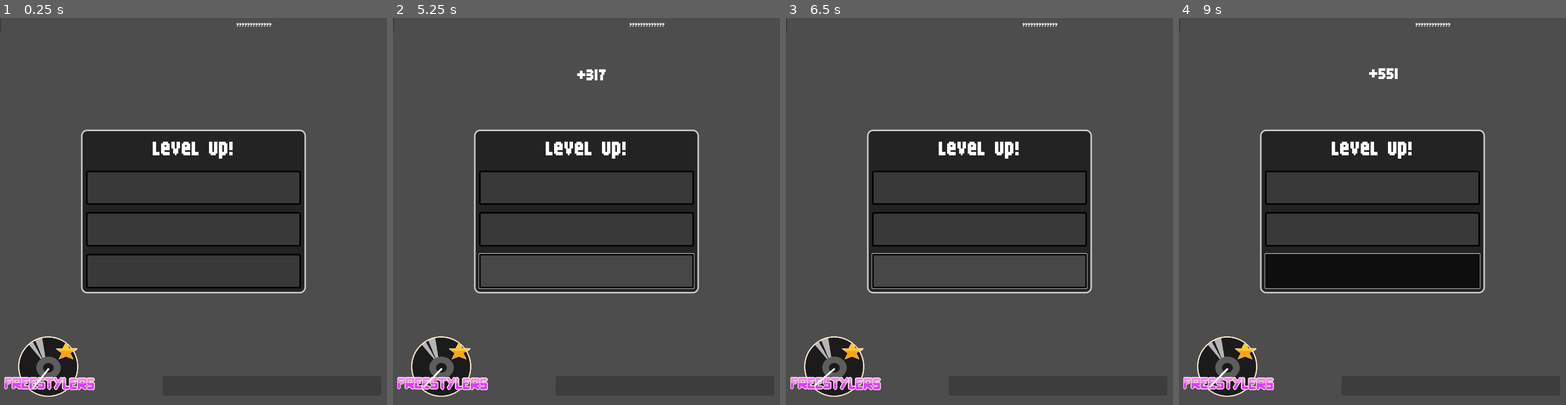
Above: before the commit, frames 1-4 (left to right).
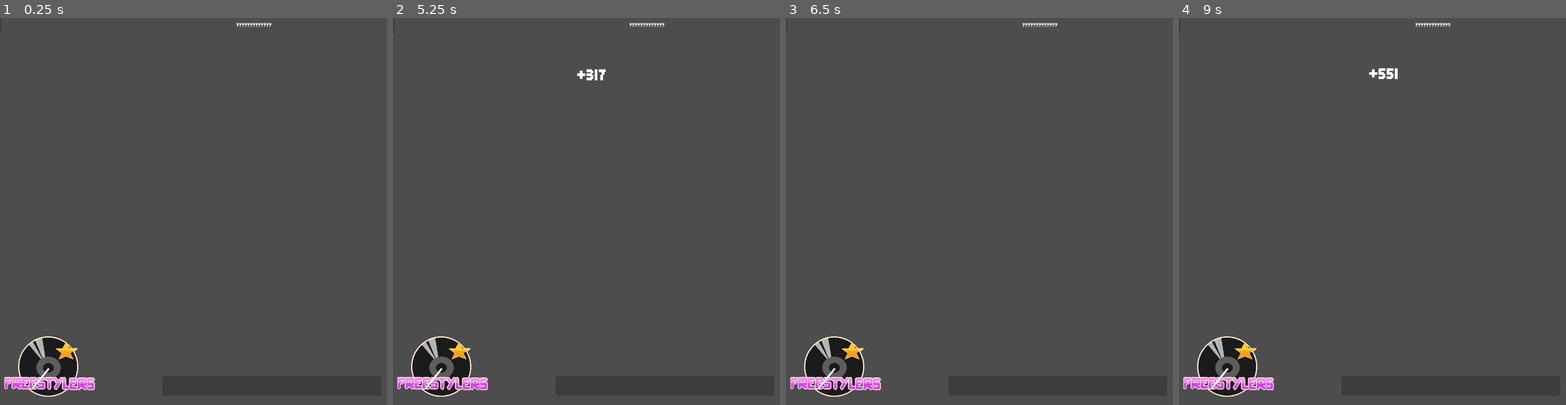
Above: after the commit, the same moments.

Repository: freesstylers/GoofyAhhCar
Game: Godot game, scene res://Assets/Scenes/UI test.tscn
Two runs of this game, one before a commit and one after it. Both use one fixed random seed, a clock stepped at 60 frames per second and the inputs below. The project has no main scene, so this scene is started directly.
Inputs (mouse positions are in pixels of both pictures, inside the frame that each line leads up to):
- Up to frame 1 (0.25 s): no input
- Up to frame 2 (5.25 s): tap Enter at 0.5, 5 s; hold Right (right) 0.53-1.25 s; click (586, 188) at 1.27 s; click (586, 230) at 2.02 s; click (586, 269) at 2.77 s; tap Space (Accelerate) at 3.5 s; hold Down (back) 3.53-4.28 s; hold Right (right) 4.28-5.03 s; hold Space (Accelerate) from 5.03 s (still down)
- Up to frame 3 (6.5 s): release Space (Accelerate) at 5.78 s; hold Left (left) from 5.78 s (still down)
- Up to frame 4 (9 s): release Left (left) at 7.28 s; hold Down (back) 7.28-8.03 s; tap Space (Accelerate) at 8 s; hold Right (right) 8.03-8.78 s; hold Space (Accelerate) from 8.78 s (still down)

The runs differ from the first frame. In frame 1, 12% of the frame differs, in the area x 20-80%, y 28-72%; in frame 2, 12%; in frame 3, 12%; in frame 4, 16%, in the area x 7-80%, y 28-96%.

Commit message:
update UI

Diff:
--- a/clusy-cart/Assets/Prefabs/Game/exp_bar.tscn
+++ b/clusy-cart/Assets/Prefabs/Game/exp_bar.tscn
@@ -1,4 +1,6 @@
-[gd_scene format=3 uid="uid://bkt3u3yo0vskc"]
+[gd_scene load_steps=2 format=3 uid="uid://bkt3u3yo0vskc"]
+
+[ext_resource type="Script" path="res://Assets/Scripts/gameUI/exp_bar.gd" id="1_au2jd"]
 
 [node name="EXP bar" type="ProgressBar"]
 anchors_preset = 10
@@ -6,3 +8,4 @@
 offset_bottom = 49.0
 grow_horizontal = 2
 show_percentage = false
+script = ExtResource("1_au2jd")
--- a/clusy-cart/Assets/Prefabs/Game/speed_meter.tscn
+++ b/clusy-cart/Assets/Prefabs/Game/speed_meter.tscn
@@ -16,9 +16,6 @@
 Rect = NodePath("speed stick thing")
 MinAngle = -231.0
 MaxAngle = 38.2
-MaxSpeed = 200.0
-Accel = 20.0
-Decel = 10.0
 metadata/_edit_use_anchors_ = true
 
 [node name="speed stick thing" type="ColorRect" parent="."]
--- /dev/null
+++ b/clusy-cart/Assets/Prefabs/game_manager.tscn
@@ -0,0 +1,6 @@
+[gd_scene load_steps=2 format=3 uid="uid://df5a7fpwactp3"]
+
+[ext_resource type="Script" path="res://Assets/Scripts/GameManager.gd" id="1_6yetx"]
+
+[node name="GameManager" type="Node"]
+script = ExtResource("1_6yetx")
--- a/clusy-cart/Assets/Scenes/UI test.tscn
+++ b/clusy-cart/Assets/Scenes/UI test.tscn
@@ -1,16 +1,18 @@
-[gd_scene load_steps=8 format=3 uid="uid://c650k1eh1suet"]
+[gd_scene load_steps=10 format=3 uid="uid://c650k1eh1suet"]
 
 [ext_resource type="PackedScene" uid="uid://df8e5sy3ga16" path="res://Assets/Prefabs/Game/gasMeter.tscn" id="1_7lnja"]
 [ext_resource type="Theme" uid="uid://ccsfly34nw0wv" path="res://Assets/Themes/MainMenuTheme.tres" id="1_bjny1"]
+[ext_resource type="Script" path="res://Assets/Scripts/gameUI/GameUIManager.gd" id="2_kqik8"]
 [ext_resource type="PackedScene" uid="uid://c57gjs6f7y1rs" path="res://Assets/Prefabs/Game/speed_meter.tscn" id="2_ybaca"]
-[ext_resource type="PackedScene" path="res://Assets/Prefabs/Game/exp_bar.tscn" id="3_t2hj1"]
+[ext_resource type="PackedScene" uid="uid://bkt3u3yo0vskc" path="res://Assets/Prefabs/Game/exp_bar.tscn" id="3_t2hj1"]
 [ext_resource type="PackedScene" uid="uid://bn0e6vrb0rly7" path="res://Assets/Prefabs/Game/Level Up Panel.tscn" id="4_ry28i"]
-[ext_resource type="PackedScene" path="res://Assets/Prefabs/Game/point_particle.tscn" id="6_m35xq"]
+[ext_resource type="PackedScene" uid="uid://bstnh7hielj7e" path="res://Assets/Prefabs/Game/point_particle.tscn" id="6_m35xq"]
 [ext_resource type="Script" path="res://Assets/Scripts/test/ParticlesPoints.gd" id="7_1al6i"]
+[ext_resource type="PackedScene" uid="uid://df5a7fpwactp3" path="res://Assets/Prefabs/game_manager.tscn" id="9_en646"]
 
 [node name="Node" type="Node"]
 
-[node name="Game UI" type="Control" parent="."]
+[node name="Game UI" type="Control" parent="." node_paths=PackedStringArray("LevelUpMenu")]
 layout_mode = 3
 anchors_preset = 15
 anchor_right = 1.0
@@ -18,6 +20,8 @@
 grow_horizontal = 2
 grow_vertical = 2
 theme = ExtResource("1_bjny1")
+script = ExtResource("2_kqik8")
+LevelUpMenu = NodePath("level up menu")
 metadata/_edit_use_anchors_ = true
 
 [node name="Gasolina" parent="Game UI" instance=ExtResource("1_7lnja")]
@@ -46,6 +50,7 @@
 grow_vertical = 1
 
 [node name="level up menu" parent="Game UI" instance=ExtResource("4_ry28i")]
+visible = false
 layout_mode = 1
 anchors_preset = -1
 grow_horizontal = 1
@@ -71,3 +76,5 @@
 script = ExtResource("7_1al6i")
 particle = ExtResource("6_m35xq")
 metadata/_edit_use_anchors_ = true
+
+[node name="GameManager" parent="." instance=ExtResource("9_en646")]
--- a/clusy-cart/Assets/Scripts/GameManager.gd
+++ b/clusy-cart/Assets/Scripts/GameManager.gd
@@ -1,11 +1,42 @@
+class_name GameManager
 extends Node
+
+var Experience = 0
+var ExpNextLevel = 0
+var Level = 0
+
+
+
+func NextLevelCalc():
+	return (Level * 10) + 5
+
 
 
 # Called when the node enters the scene tree for the first time.
-func _ready():
+func _init():
+	Globals.GameMan = self
+	ExpNextLevel = NextLevelCalc()
+
+	Globals.exp_gain.connect(expGain)
+
 	pass # Replace with function body.
 
 
 # Called every frame. 'delta' is the elapsed time since the previous frame.
 func _process(delta):
+
+
+
 	pass
+
+func expGain(exp : float):
+	Experience += exp
+	if(Experience >= ExpNextLevel):
+		Level += 1
+		Experience -= ExpNextLevel
+		ExpNextLevel = NextLevelCalc()
+		Globals.level_up.emit()
+		pass
+
+	Globals.exp_update.emit()
+	pass
--- a/clusy-cart/Assets/Scripts/Player/PlayerMovement.gd
+++ b/clusy-cart/Assets/Scripts/Player/PlayerMovement.gd
@@ -1,5 +1,5 @@
+class_name Player
 extends CharacterBody2D
-class_name Player
 
 ###########################################NUEVO SISTEMA
 @export var wheel_base : float = 70  # Distance from front to rear wheel
--- /dev/null
+++ b/clusy-cart/Assets/Scripts/gameUI/GameUIManager.gd
@@ -0,0 +1,25 @@
+extends Control
+
+@export var LevelUpMenu : Control
+
+
+# Called when the node enters the scene tree for the first time.
+func _ready():
+	Globals.level_up.connect(levelUp)
+	LevelUpMenu.visible = false
+	pass # Replace with function body.
+
+
+# Called every frame. 'delta' is the elapsed time since the previous frame.
+func _input(event):
+	if event.is_action_pressed("Accelerate"):
+		Globals.exp_gain.emit(1)
+		pass
+	pass
+
+
+
+func levelUp():
+	LevelUpMenu.visible = true
+	get_tree().paused = true
+	pass
--- /dev/null
+++ b/clusy-cart/Assets/Scripts/gameUI/exp_bar.gd
@@ -0,0 +1,23 @@
+extends ProgressBar
+
+
+# Called when the node enters the scene tree for the first time.
+func _ready():
+	Globals.exp_update.connect(expUpdate)
+	max_value = Globals.GameMan.ExpNextLevel
+	pass # Replace with function body.
+
+
+# Called every frame. 'delta' is the elapsed time since the previous frame.
+func _process(delta):
+	pass
+
+
+func expUpdate():
+	value = Globals.GameMan.Experience
+	pass
+
+func levelUp():
+	value = Globals.GameMan.Experience
+	max_value = Globals.GameMan.ExpNextLevel
+	pass
--- a/clusy-cart/Assets/Scripts/spedometer.gd
+++ b/clusy-cart/Assets/Scripts/spedometer.gd
@@ -3,12 +3,6 @@
 @export var Rect : Control
 @export var MinAngle : float
 @export var MaxAngle : float
-@export var MaxSpeed : float
-@export var Accel : float
-@export var Decel : float
-
-var accelerating = false;
-var speed = 0.0;
 
 
 func _ready():
@@ -17,22 +11,21 @@
 	pass
 
 func _input(event):
-	if event.is_action_pressed("Accelerate"):
-		accelerating = true;
-	elif event.is_action_released("Accelerate"):
-		accelerating = false;
+	#if event.is_action_pressed("Accelerate"):
+		#accelerating = true;
+	#elif event.is_action_released("Accelerate"):
+		#accelerating = false;
 	pass
 
 func _process(delta):
-	if accelerating and speed < MaxSpeed:
-		speed += Accel * get_process_delta_time();
-		speed = clamp(speed, 0, MaxSpeed)
-	elif not accelerating and speed > 0:
-		speed -= Decel * get_process_delta_time();
-		speed = clamp(speed, 0, MaxSpeed)
+	if(Globals.ThePlayer == null):
+		return
 
-	Rect.rotation_degrees = lerp(MinAngle, MaxAngle, speed / MaxSpeed)
+	var speed = Globals.ThePlayer.velocity
+	var maxSpeed = 550
 
-	print("speed: {0} || angle: {1}".format([speed, Rect.rotation]))
+	Rect.rotation_degrees = lerp(MinAngle, MaxAngle, speed / 550)
+
+	#print("speed: {0} || angle: {1}".format([speed, Rect.rotation]))
 
 	pass
--- a/clusy-cart/Globals.gd
+++ b/clusy-cart/Globals.gd
@@ -3,6 +3,7 @@
 ###################CONSTANTS###################
 const WINDOW_BASE_SIZE = Vector2(1280,1280)
 var ThePlayer : Player = null
+var GameMan : GameManager = null
 
 #Gameplay loop
 signal game_init_everything()
@@ -17,3 +18,7 @@
 	SpeedBoost,
 	SpeedLoss
 }
+
+signal exp_gain(exp : float)
+signal exp_update()
+signal level_up()
